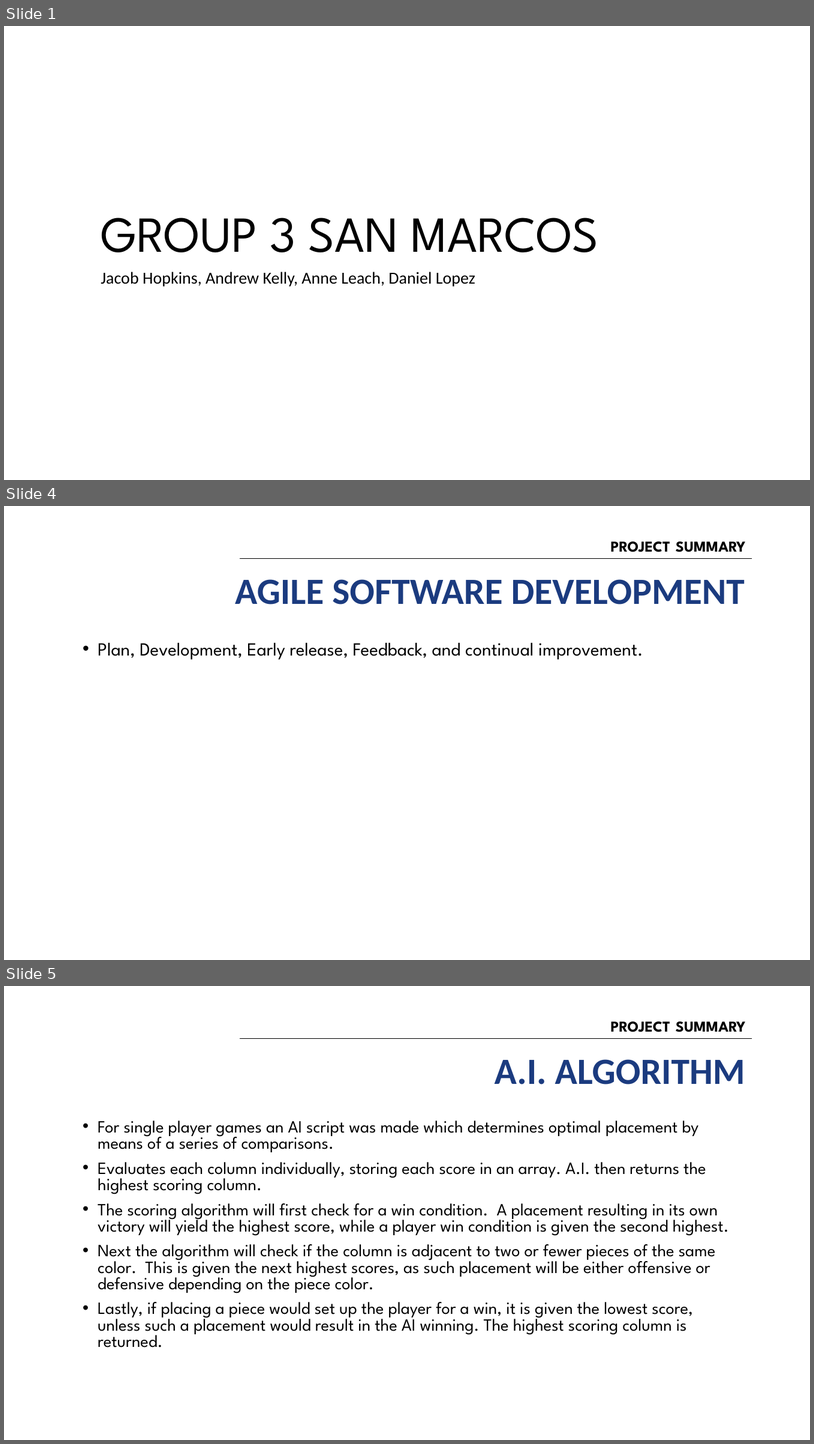
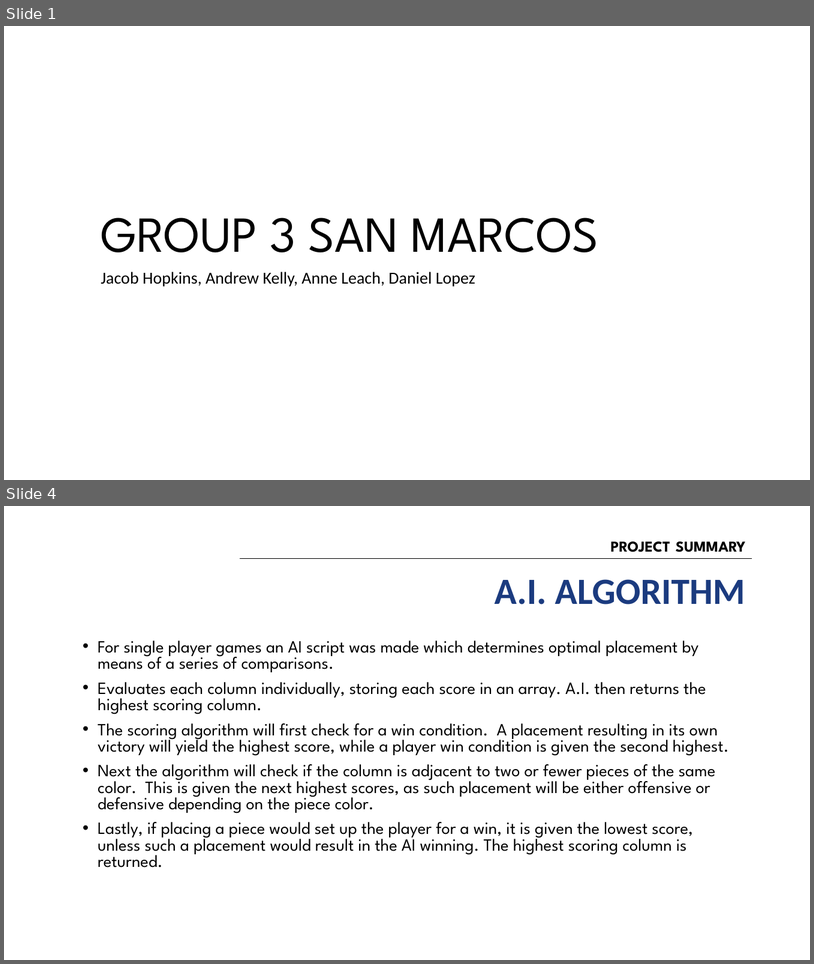
Before and after one commit to group-sm3/connect4-sm3, a slide deck: docs/SM3 Presentation.pptx. Shown one above the other, each under a label of ours: slides 1, 4 and 5 before the commit, slides 1 and 4 after it; the slides between them are not shown. The pictures are 814x1444 and 814x964 pixels, drawn with LibreOffice and Linux fonts; fonts in the diff are those of the drawing; background and template pictures are left out. Boxes give left, top, right and bottom in pixels: in the first picture for what was removed or moved away, otherwise in the second. Text is boxed around its words. In the diff, an @@ line names an element or a change of style, - is before the commit and + after.

```diff
--- a/docs/SM3 Presentation.pptx
+++ b/docs/SM3 Presentation.pptx
@@ slide 4 removed at [4,506,810,960], background #FFFFFF @@
@@ title removed at [611,541,746,552] @@
-PROJECT SUMMARY
@@ line removed from (240, 559) to (752, 559) @@
@@ text removed at [235,579,745,604] @@
-AGILE SOFTWARE DEVELOPMENT
@@ text removed at [98,642,644,660] @@
-• Plan, Development, Early release, Feedback, and continual improvement.
@@ what was slide 5 is now slide 4 @@
```
Also in this commit, not shown: 6 slides changed, 1 slide added, 1 other file.
